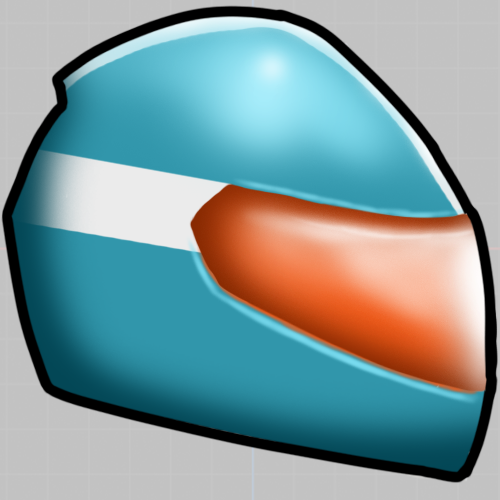
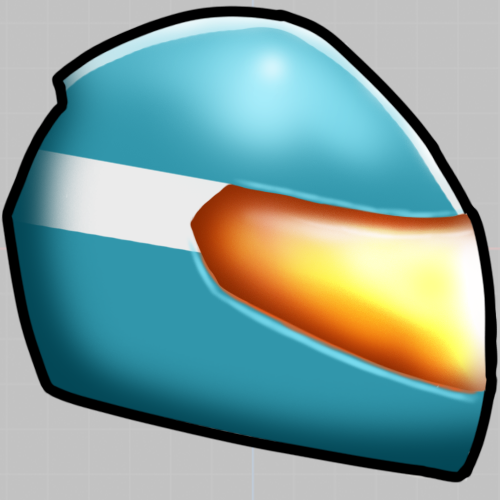
Layered file, before and after one edit (500×500). Changes by layer:
added layer "Layer 6" (color dodge) above "Layer 5" over bbox(192, 198, 487, 392)
painted on "Layer 5" over bbox(375, 231, 483, 342)
